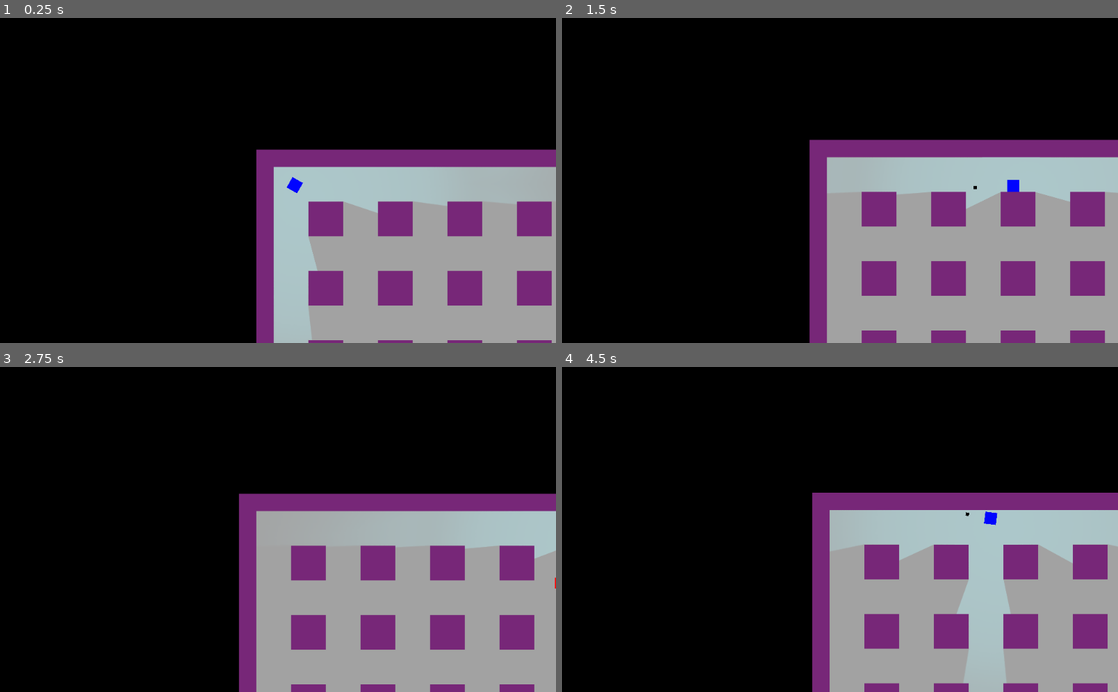
Above: before the commit, frames 1-4 (two rows, left to right).
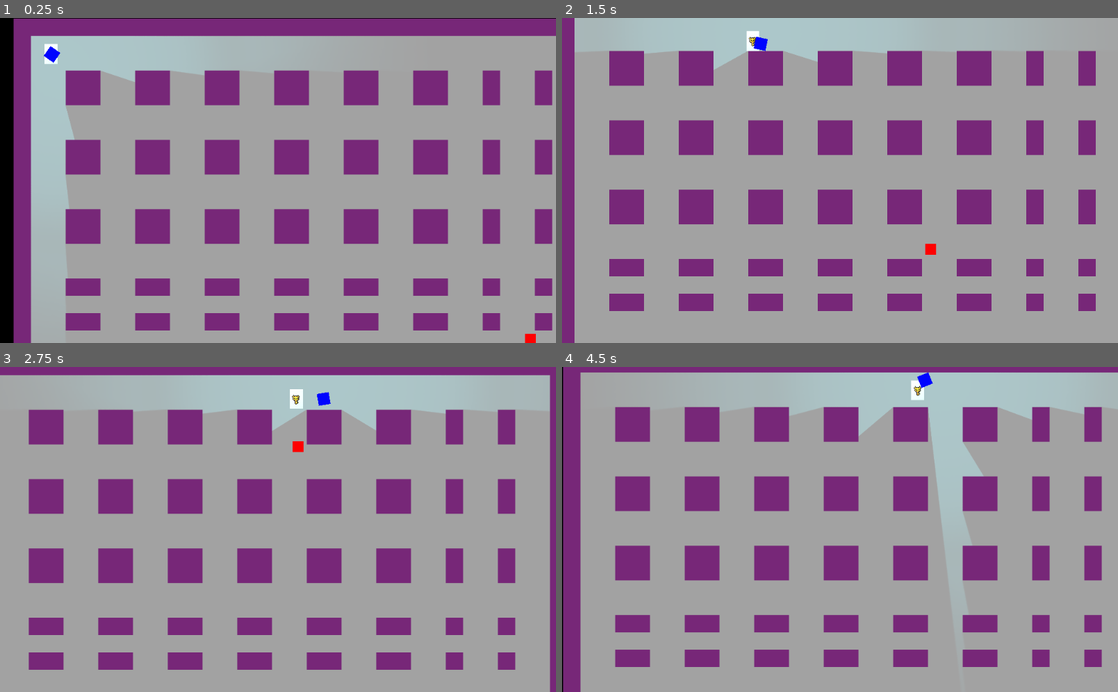
Above: after the commit, the same moments.

Repository: Gr1moire/Keyholder
Game: Godot game, scene res://scenes/main/main.tscn
Two runs of this game, one before a commit and one after it. Both use one fixed random seed, a clock stepped at 60 frames per second and the inputs below. This scene is started directly instead of the project's main scene.
Inputs (mouse positions are in pixels of both pictures, inside the frame that each line leads up to):
- Up to frame 1 (0.25 s): no input
- Up to frame 2 (1.5 s): tap Enter (ui_accept) at 0.5, 0.77 s; move the mouse to (962, 164) at 0.52 s; press the mouse at (962, 164) at 0.53 s; hold Right (right) 0.53-1.28 s; move the mouse to (728, 196) at 1.27 s; release the mouse at (728, 196) at 1.28 s; hold Down (down) from 1.28 s (still down); click (728, 196) at 1.35 s
- Up to frame 3 (2.75 s): tap Enter (ui_accept) at 1.52 s; move the mouse to (333, 458) at 2.02 s; release Down (down) at 2.03 s; press the mouse at (333, 458) at 2.03 s; hold Right (right) from 2.03 s (still down)
- Up to frame 4 (4.5 s): move the mouse to (812, 594) at 2.77 s; release Right (right) at 2.78 s; release the mouse at (812, 594) at 2.78 s; hold Up (up) 2.78-3.53 s; click (812, 594) at 2.85 s; tap Enter (ui_accept) at 3.02, 3.77 s; move the mouse to (1006, 578) at 3.52 s; press the mouse at (1006, 578) at 3.53 s; hold Left (left) from 3.53 s (still down); move the mouse to (673, 480) at 4.27 s; release the mouse at (673, 480) at 4.28 s; click (673, 480) at 4.35 s

The runs differ from the first frame. In frame 1, 84% of the frame differs, in the area x 2-100%, y 0-100%; in frame 2, 82%; in frame 3, 78%; in frame 4, 85%, in the area x 0-100%, y 0-100%.
Error before the commit: Invalid call. Nonexistent function 'transfer_ownership' in base 'Nil'. (res://player/Player.gd:52)

Commit message:
fix keu being a camera

Diff:
--- a/scenes/main/main.tscn
+++ b/scenes/main/main.tscn
@@ -6,6 +6,7 @@
 [ext_resource path="res://assets/temporary/purple.png" type="Texture" id=4]
 [ext_resource path="res://scenes/camera/Camera.tscn" type="PackedScene" id=5]
 [ext_resource path="res://assets/common/light.png" type="Texture" id=6]
+[ext_resource path="res://common/cle/Cle.tscn" type="PackedScene" id=7]
 
 [sub_resource type="OccluderPolygon2D" id=5]
 polygon = PoolVector2Array( 32, 32, 0, 32, 0, 0, 32, 0 )
@@ -106,8 +107,8 @@
 format = 1
 tile_data = PoolIntArray( 0, 0, 0, 1, 0, 0, 2, 0, 0, 3, 0, 0, 4, 0, 0, 5, 0, 0, 6, 0, 0, 7, 0, 0, 8, 0, 0, 9, 0, 0, 10, …(6763 unchanged characters)…
 
-[node name="clé" parent="." groups=["key"] instance=ExtResource( 5 )]
-position = Vector2( 35, 41 )
+[node name="clé2" parent="." instance=ExtResource( 7 )]
+position = Vector2( 24, 28 )
 
 [node name="Player" parent="." groups=["Player"] instance=ExtResource( 1 )]
 position = Vector2( 39, 34 )
Not shown: 1 places in scenes/main/main.tscn that only renumber resources
